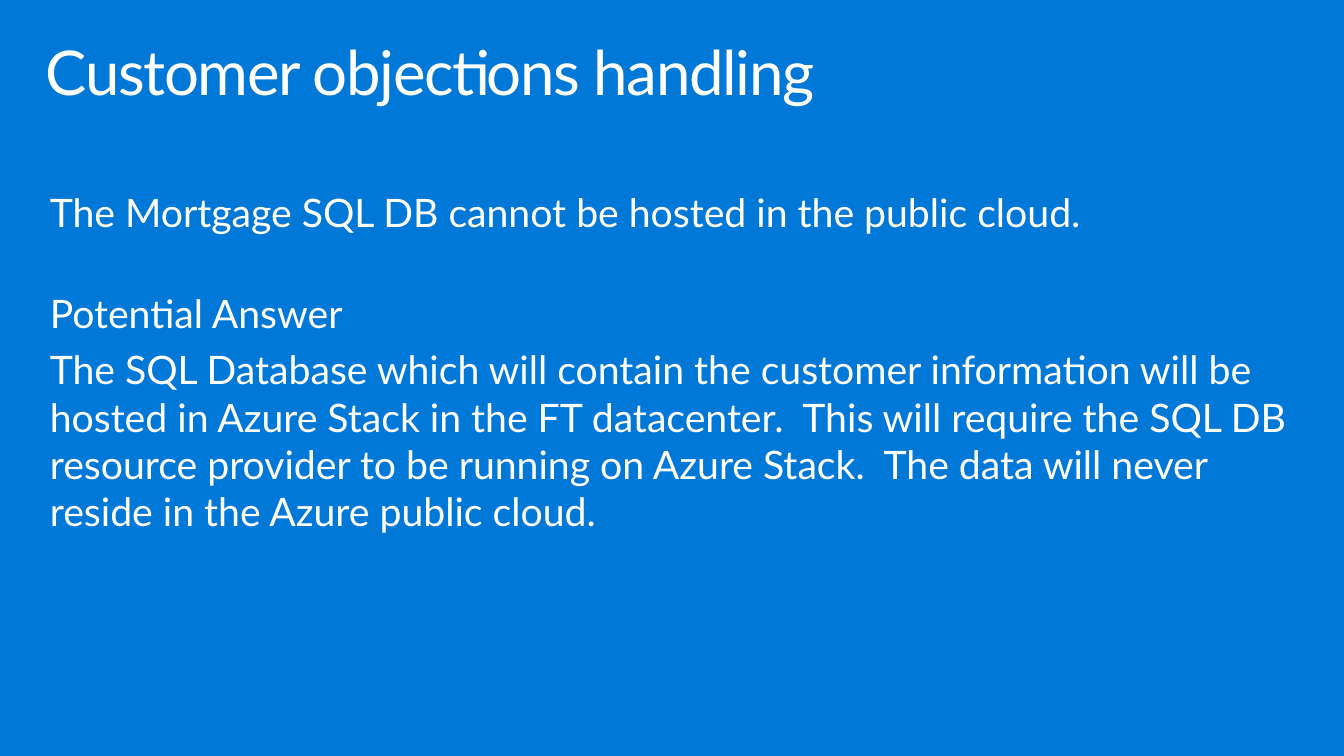
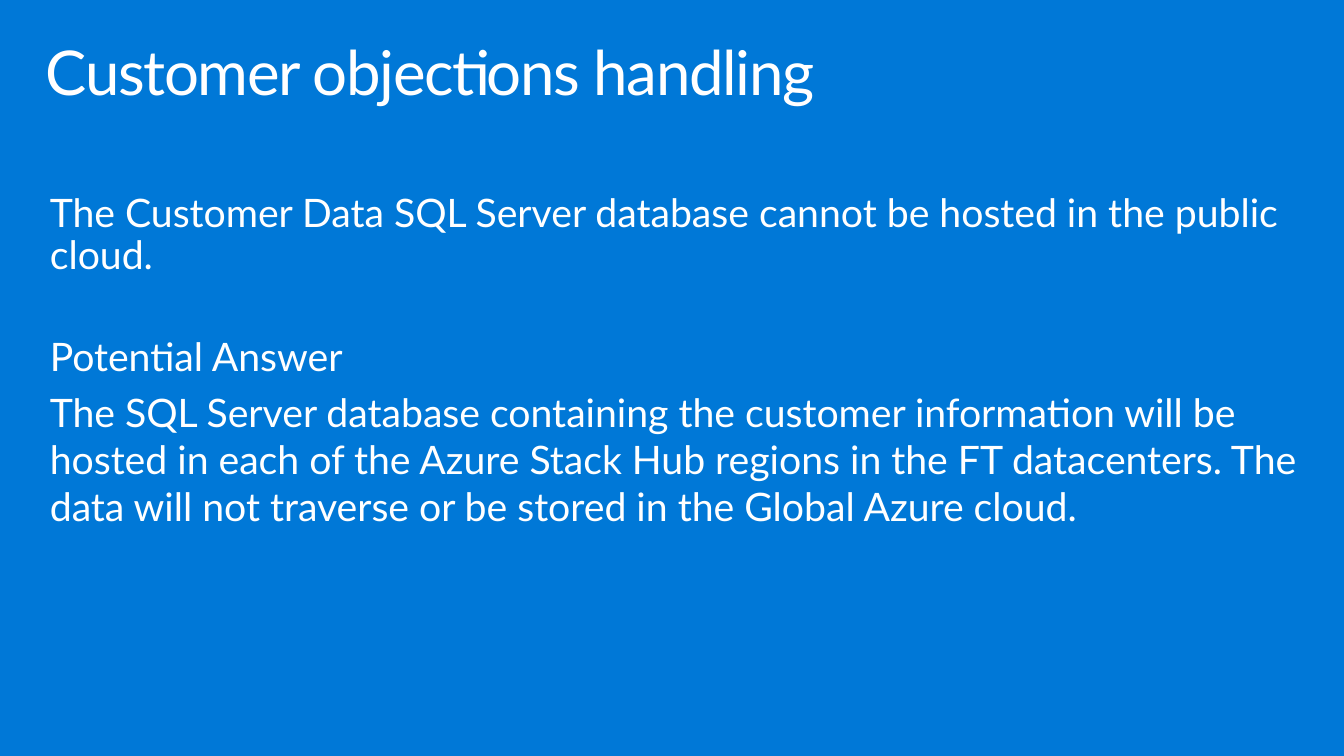
Before and after one commit to polichtm/MCW-Azure-Stack, a slide deck: slide 44 of Whiteboard design session/WDS trainer presentation - Azure Stack.pptx (slide 32 before the commit). Drawn at 1344x756 pixels with LibreOffice and Linux fonts; fonts in the diff are those of the drawing. Boxes give left, top, right and bottom in pixels: in the first picture for what was removed or moved away, otherwise in the second. Text is boxed around its words. In the diff, an @@ line names an element or a change of style, - is before the commit and + after.

```diff
--- a/Whiteboard design session/WDS trainer presentation - Azure Stack.pptx
+++ b/Whiteboard design session/WDS trainer presentation - Azure Stack.pptx
@@ text at <box>50,198,1278,270</box>: text changed @@
-The Mortgage SQL DB cannot be hosted in the public cloud.
+The Customer Data SQL Server database cannot be hosted in the public cloud.
@@ text at <box>50,398,1296,522</box>: text changed @@
-The SQL Database which will contain the customer information will be hosted in Azure Stack in the FT datacenter. This will require the SQL DB resource provider to be running on Azure Stack. The data will never reside in the Azure public cloud.
+The SQL Server database containing the customer information will be hosted in each of the Azure Stack Hub regions in the FT datacenters. The data will not traverse or be stored in the Global Azure cloud.
```
Also in this commit, not shown: 24 other slides changed, 15 slides added, 1 slide removed, 2 other files.
